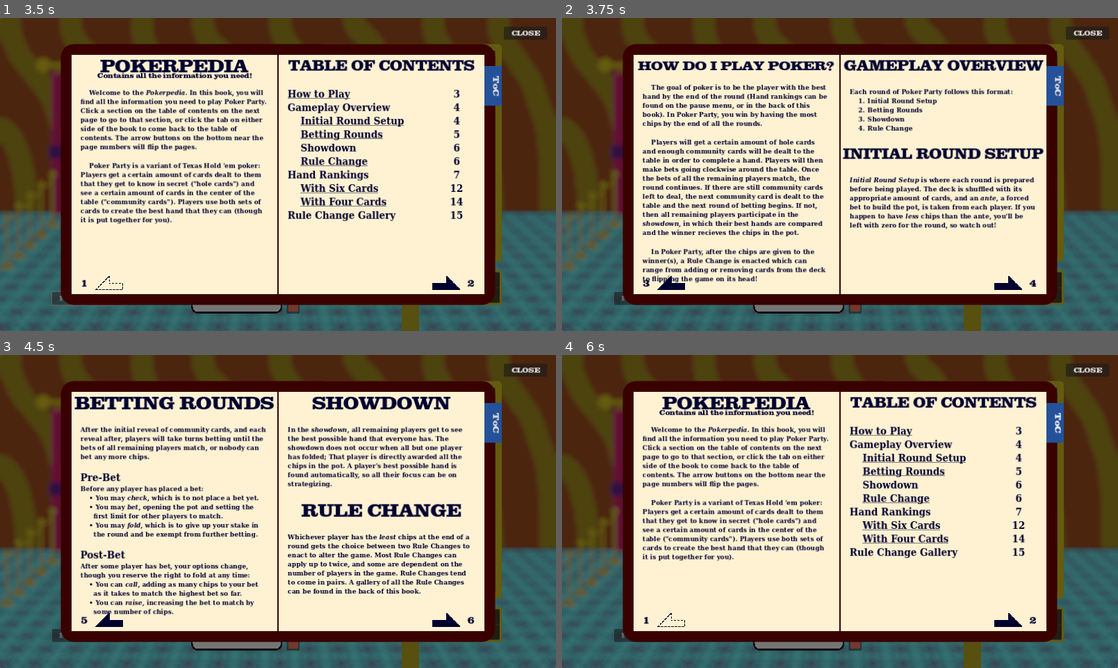
Above: before the commit, frames 1-4 (two rows, left to right).
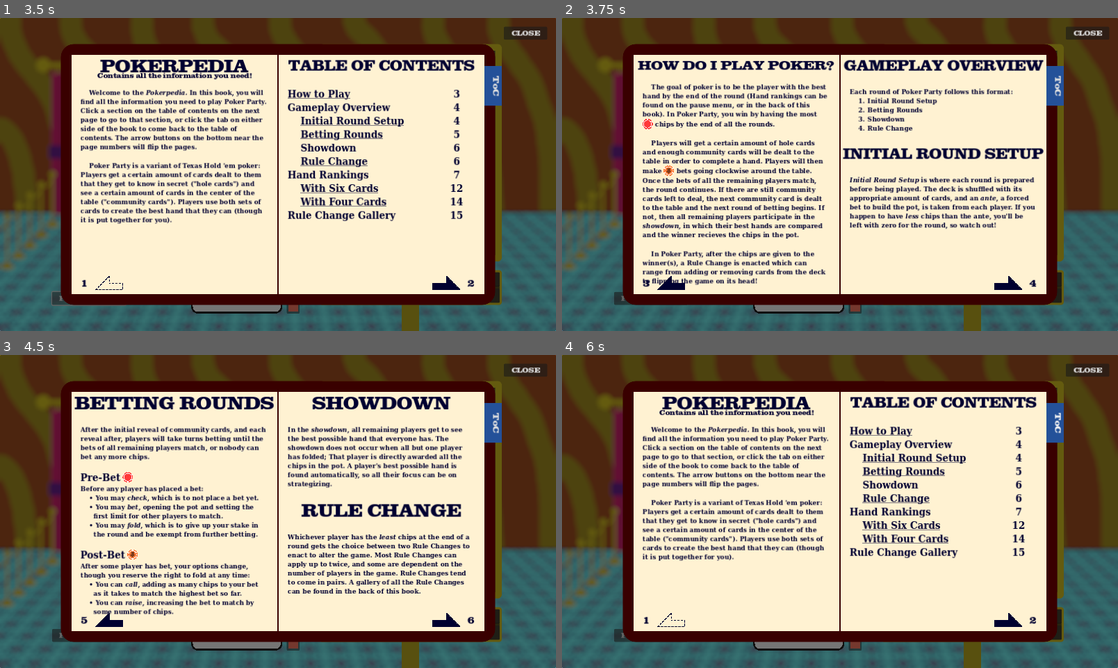
Above: after the commit, the same moments.

Repository: rwilson02/Poker-Party
Game: Godot game, scene res://scenes/Main.tscn
Two runs of this game, one before a commit and one after it. Both use one fixed random seed, a clock stepped at 60 frames per second and the inputs below.
Inputs (mouse positions are in pixels of both pictures, inside the frame that each line leads up to):
- Up to frame 1 (3.5 s): click (455, 280) at 0.52 s; type "12" at 0.6 s; click (239, 262) at 1.27 s; type "Alex" at 1.35 s; click "Create Game" at 2 s; click "POKERPEDIA" at 2.75 s
- Up to frame 2 (3.75 s): click (1006, 284) at 3.5 s
- Up to frame 3 (4.5 s): click (444, 621) at 4.25 s
- Up to frame 4 (6 s): click (812, 617) at 5 s; click "ToC ." at 5.75 s

Frame 1 is identical in both runs. In frame 2, 8.1% of the frame differs, in the area x 13-49%, y 13-86%; in frame 3, 0.1%; in frame 4, nothing differs.

Commit message:
Update Pokerpedia.tscn
i forgot to add the new changes to the fucking pokerpedia

Diff:
--- a/scenes/Pokerpedia.tscn
+++ b/scenes/Pokerpedia.tscn
@@ -186,9 +186,10 @@
 [node name="RichTextLabel" type="RichTextLabel" parent="PokerpediaBack/PageSep/PageL/Page3/MarginContainer"]
 layout_mode = 2
 bbcode_enabled = true
-text = "	The goal of poker is to be the player with the best hand by the end of the round (Hand rankings can be found on the pause menu, or in the back of this book). In Poker Party, you win by having the most chips by the end of all the rounds.
-
-	Players will get a certain amount of hole cards and enough community cards will be dealt to the table in order to complete a hand. Players will then make bets going clockwise around the table. Once the bets of all the remaining players match, the round continues. If there are still community cards left to deal, the next community card is dealt to the table and the next round of betting begins. If not, then all remaining players participate in the [i]showdown[/i], in which their best hands are compared and the winner recieves the chips in the pot.
+text = "	The goal of poker is to be the player with the best hand by the end of the round (Hand rankings can be found on the pause menu, or in the back of this book). In Poker Party, you win by having the most
+[img=24]res://textures/ico_chips.png[/img] chips by the end of all the rounds.
+
+	Players will get a certain amount of hole cards and enough community cards will be dealt to the table in order to complete a hand. Players will then make [img=24]res://textures/ico_chips_bet.png[/img] bets going clockwise around the table. Once the bets of all the remaining players match, the round continues. If there are still community cards left to deal, the next community card is dealt to the table and the next round of betting begins. If not, then all remaining players participate in the [i]showdown[/i], in which their best hands are compared and the winner recieves the chips in the pot.
 
 	In Poker Party, after the chips are given to the winner(s), a Rule Change is enacted which can range from adding or removing cards from the deck to flipping the game on its head!"
 fit_content = true
@@ -218,13 +219,13 @@
 bbcode_enabled = true
 text = "After the initial reveal of community cards, and each reveal after, players will take turns betting until the bets of all remaining players match, or nobody can bet any more chips.
 
-[font_size=24]Pre-Bet[/font_size]
+[font_size=24]Pre-Bet[/font_size] [img=24]res://textures/ico_chips.png[/img]
 Before any player has placed a bet:
 [ul] You may [i]check[/i], which is to not place a bet yet.
  You may [i]bet[/i], opening the pot and setting the first limit for other players to match.
  You may [i]fold[/i], which is to give up your stake in the round and be exempt from further betting.[/ul]
 
-[font_size=24]Post-Bet[/font_size]
+[font_size=24]Post-Bet[/font_size] [img=24]res://textures/ico_chips_bet.png[/img]
 After some player has bet, your options change, though you reserve the right to fold at any time:
 [ul] You can [i]call[/i], adding as many chips to your bet as it takes to match the highest bet so far.
  You can [i]raise[/i], increasing the bet to match by some number of chips."
@@ -773,6 +774,35 @@
 change = "COMM_DOWN"
 
 [node name="example_rule_change3" parent="PokerpediaBack/PageSep/PageR/Page18/MarginContainer/VBoxContainer" instance=ExtResource("5_2yr7j")]
+layout_mode = 2
+change = "WINNERS_UP"
+
+[node name="Page20" type="VBoxContainer" parent="PokerpediaBack/PageSep/PageR"]
+visible = false
+layout_mode = 1
+anchors_preset = 15
+anchor_right = 1.0
+anchor_bottom = 1.0
+grow_horizontal = 2
+grow_vertical = 2
+
+[node name="MarginContainer" type="MarginContainer" parent="PokerpediaBack/PageSep/PageR/Page20"]
+layout_mode = 2
+theme_override_constants/margin_top = 55
+
+[node name="VBoxContainer" type="VBoxContainer" parent="PokerpediaBack/PageSep/PageR/Page20/MarginContainer"]
+layout_mode = 2
+
+[node name="example_rule_change" parent="PokerpediaBack/PageSep/PageR/Page20/MarginContainer/VBoxContainer" instance=ExtResource("5_2yr7j")]
+layout_mode = 2
+change = "BLINDING_UP"
+
+[node name="example_rule_change2" parent="PokerpediaBack/PageSep/PageR/Page20/MarginContainer/VBoxContainer" instance=ExtResource("5_2yr7j")]
+layout_mode = 2
+change = "BLINDING_DOWN"
+
+[node name="example_rule_change3" parent="PokerpediaBack/PageSep/PageR/Page20/MarginContainer/VBoxContainer" instance=ExtResource("5_2yr7j")]
+visible = false
 layout_mode = 2
 change = "WINNERS_UP"
 
